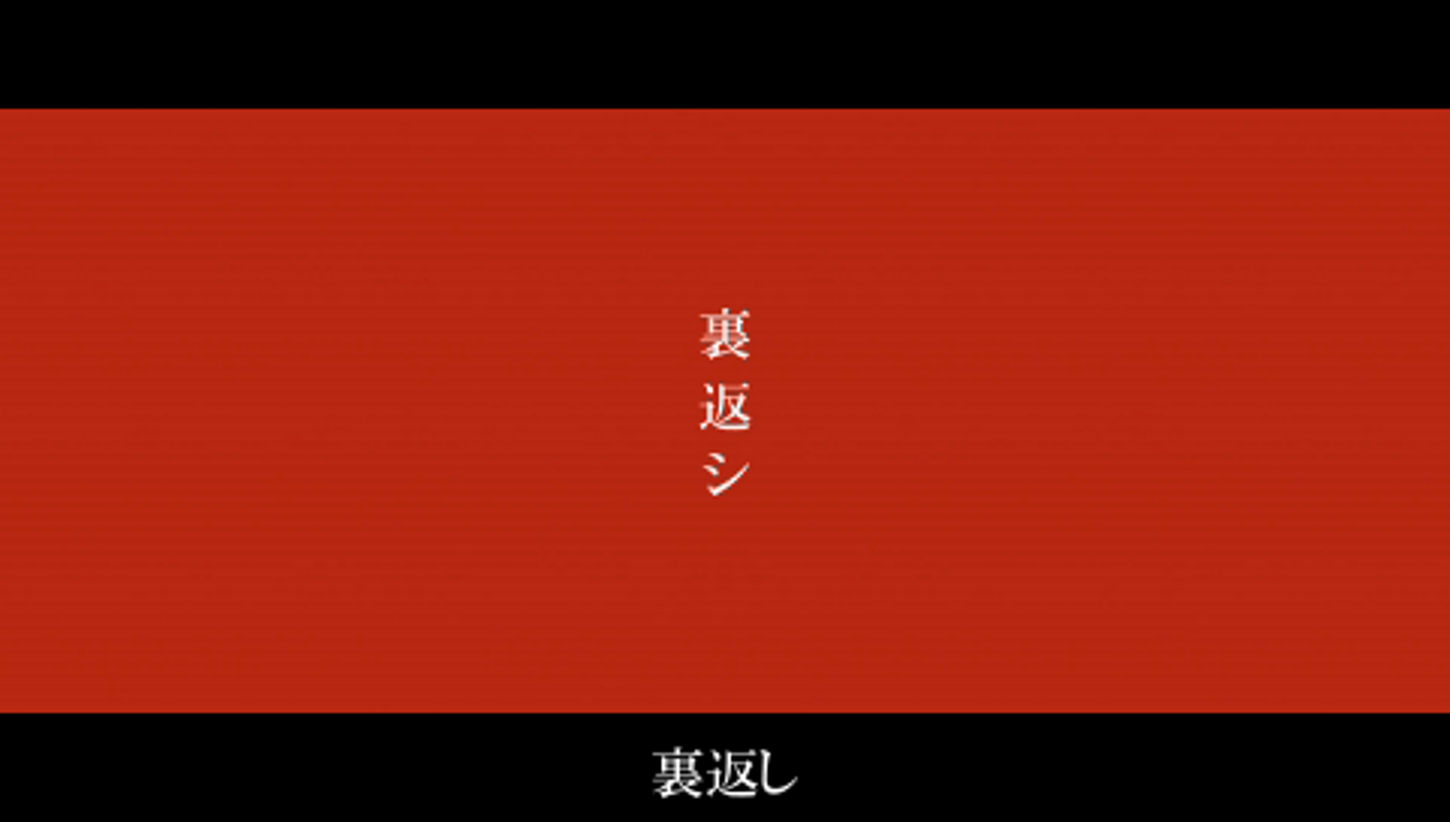
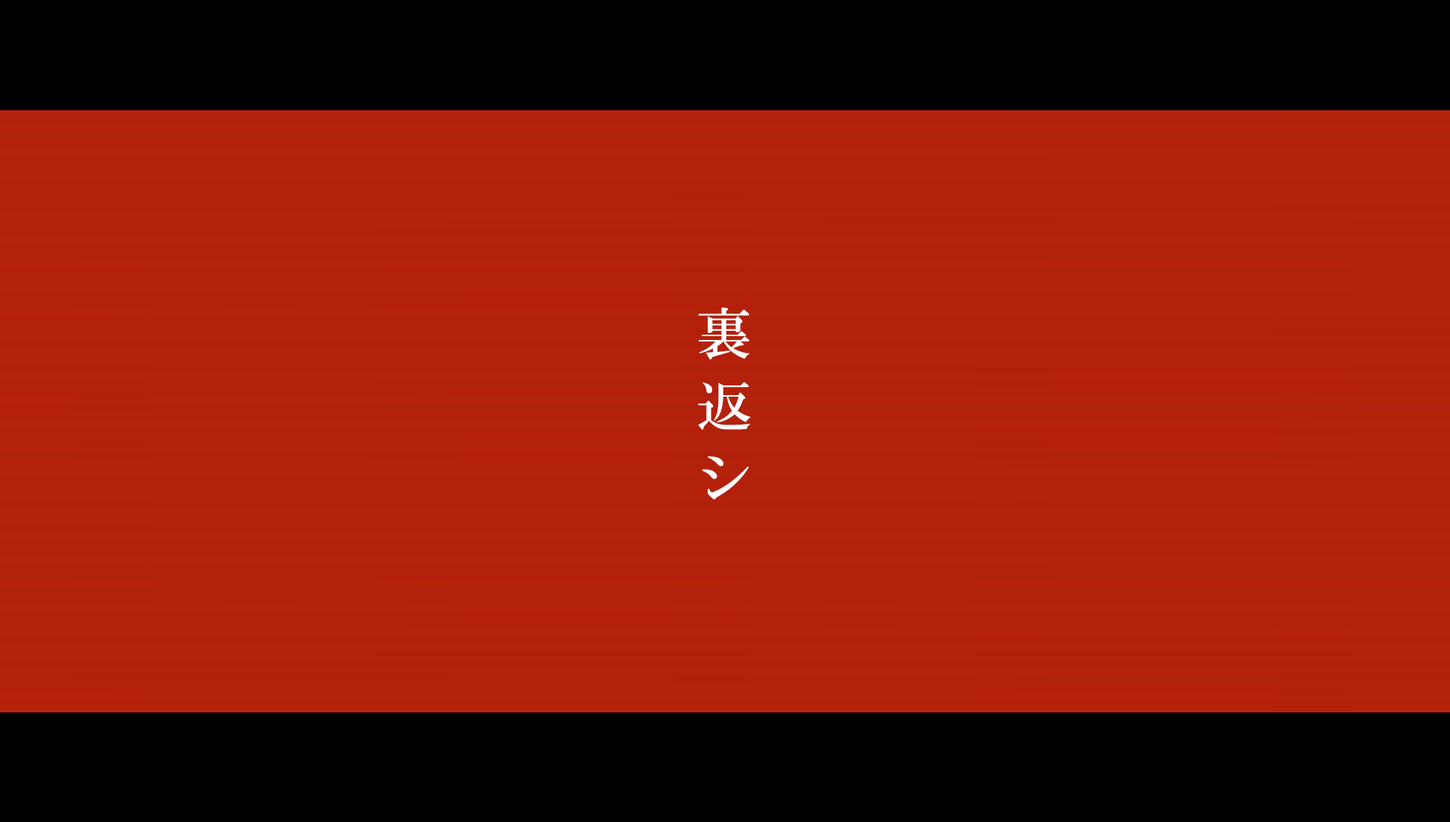
The second 1450 × 822 image is a revision of the first. Changes to its layers:
added layer "裏返シ" above "Layer 2" over [697, 307, 751, 500]
showed "Layer 2" over [0, 107, 1450, 800]
